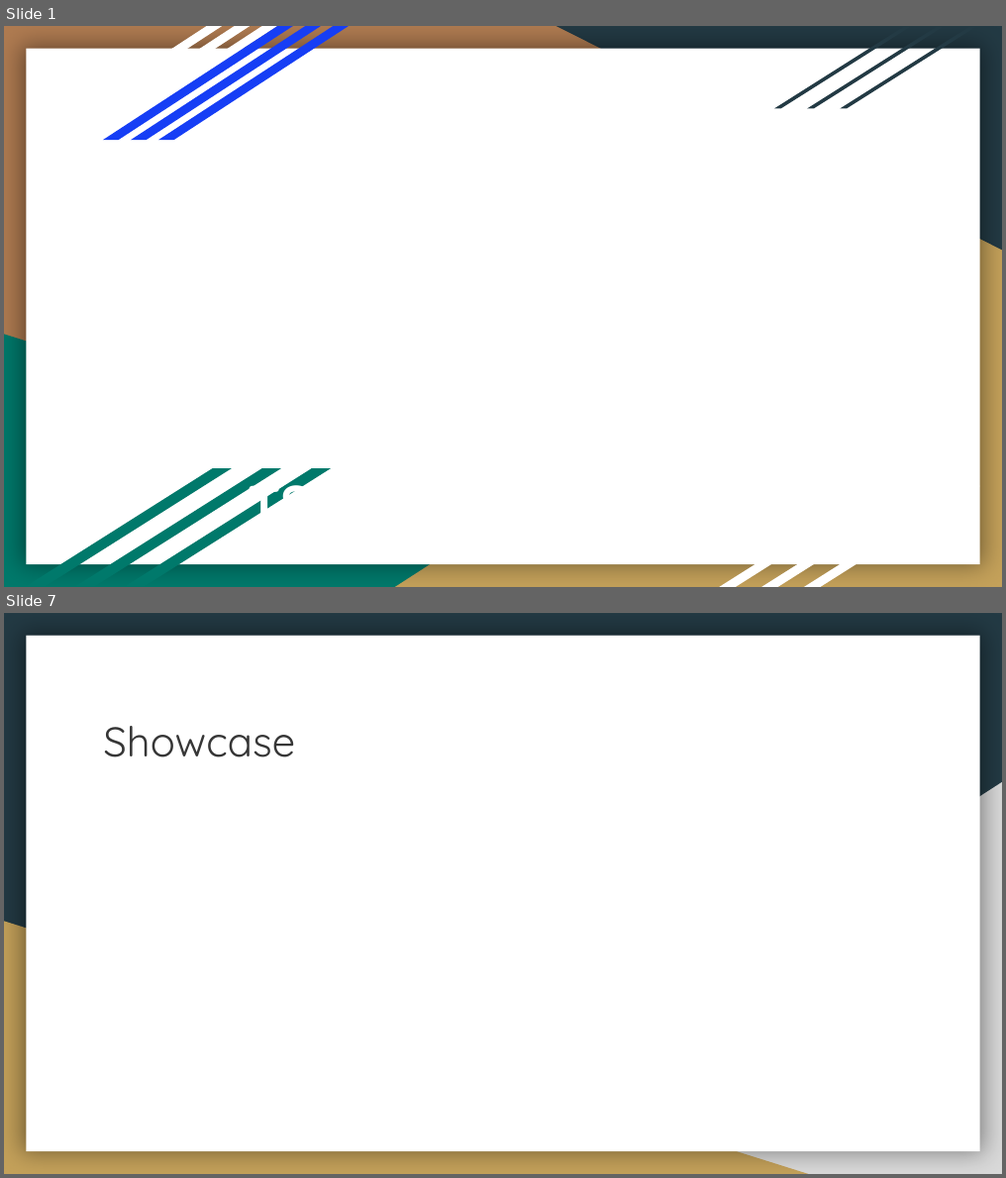
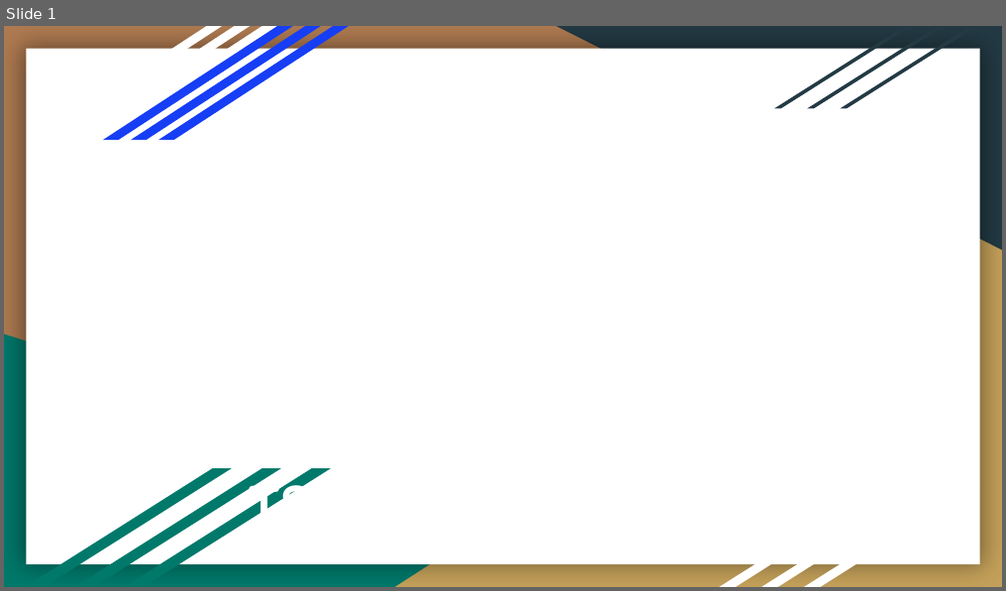
Before and after one commit to Lexa-Heda/TSA, a slide deck: TSA_Vortrag.pptx. Shown one above the other, each under a label of ours: slides 1 and 7 before the commit, slide 1 after it; the slides between them are not shown. The pictures are 1006x1178 and 1006x591 pixels, drawn with LibreOffice and Linux fonts; fonts in the diff are those of the drawing; background and template pictures are left out. Boxes give left, top, right and bottom in pixels: in the first picture for what was removed or moved away, otherwise in the second. Text is boxed around its words. In the diff, an @@ line names an element or a change of style, - is before the commit and + after.

```diff
--- a/TSA_Vortrag.pptx
+++ b/TSA_Vortrag.pptx
@@ slide 7 removed at (x1=4, y1=613, x2=1002, y2=1174), background #233A44; not listed: 1 template element that a slide beside it also shows @@
@@ title removed at (x1=103, y1=726, x2=295, y2=758) @@
-Showcase
@@ right triangle removed at (x1=395, y1=782, x2=1002, y2=1174) @@
@@ right triangle removed at (x1=4, y1=921, x2=808, y2=1174) @@
```
Also in this commit, not shown: 7 slides changed, 1 slide added, 2 other files.
